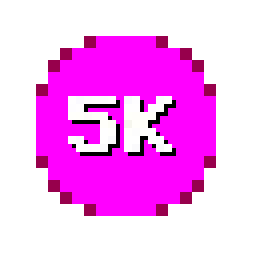
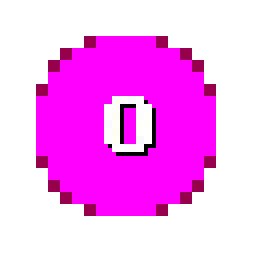
Layered file, before and after one edit (256x256). Changes by layer:
added layer "0" above "0 shadow" over [104, 96, 152, 152]
added layer "0 shadow" above "5K" over [108, 100, 156, 156]
hid "5K" over [68, 96, 172, 152]
hid "5K shadow" over [72, 100, 176, 156]
